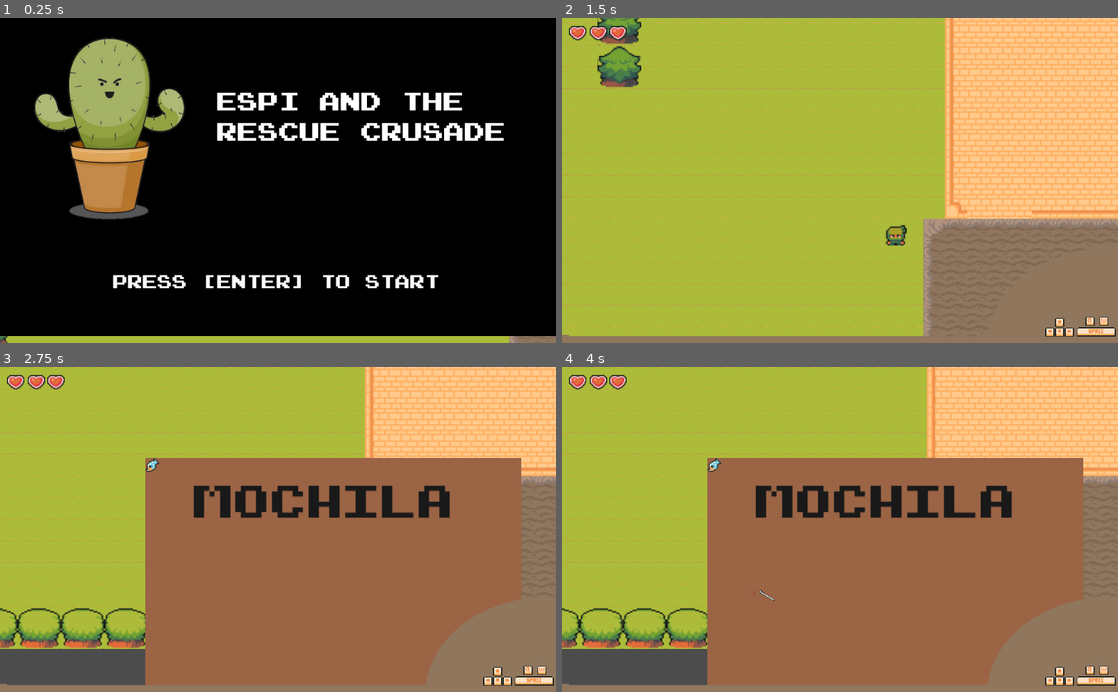
Above: before the commit, frames 1-4 (two rows, left to right).
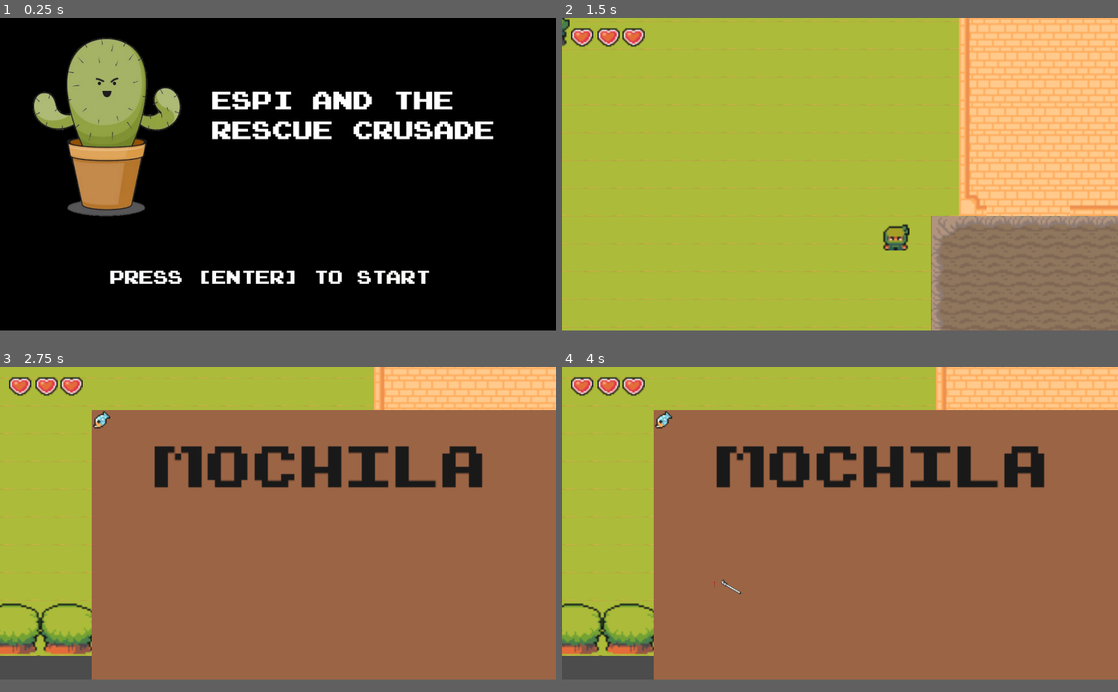
Above: after the commit, the same moments.

Repository: 12-cactus/espi-and-the-rescue-crusade
Game: Godot game, scene res://Main.tscn
The game is run twice, just before and just after one commit, with the same random seed, the same clock (stepped at 60 frames per second) and the same inputs.
Inputs:
- Up to frame 1 (0.25 s): no input
- Up to frame 2 (1.5 s): tap Enter (start) at 0.5, 1.35 s; hold Right (right) 0.53-1.28 s; hold Enter (start) 0.53-1.28 s; tap Q (continue_dialog) at 0.6 s; hold Down (down) from 1.28 s (still down)
- Up to frame 3 (2.75 s): tap Q (continue_dialog) at 1.55 s; release Down (down) at 2.03 s; hold Right (right) from 2.03 s (still down); hold Enter (start) from 2.03 s (still down); tap W (bag) at 2.1 s
- Up to frame 4 (4 s): tap R (restart) at 2.75 s; release Right (right) at 2.78 s; release Enter (start) at 2.78 s; hold Up (up) 2.78-3.53 s; tap Q (continue_dialog) at 2.85 s; tap Enter (start) at 3.5 s; hold Left (left) from 3.53 s (still down); hold Enter (start) from 3.53 s (still down); tap Space (fire) at 3.6 s
In our replay, the window is 800x468 before the commit and 800x450 after it. These sizes can differ from the game's own. Grey fills any space a smaller window leaves; there, only what the larger window draws over its background counts as a difference.

The runs differ from the first frame. In frame 1, 10% of the frame differs, in the area x 0-100%, y 5-100%; in frame 2, 14%; in frame 3, 30%; in frame 4, 30%, in the area x 0-100%, y 0-99%.

Commit message:
:bomb: :recycle: some improves

Diff:
--- a/GUI.gd
+++ b/GUI.gd
@@ -4,6 +4,14 @@
 onready var Start: TextureRect = $Start
 onready var Restart: TextureRect = $Restart
 onready var WindowFrame: TextureRect = $WindowFrame
+onready var Dialog: Sprite = $Dialog
+
+func _ready():
+	Start.visible = true
+	Restart.visible = false
+	LifeBar.visible = false
+	WindowFrame.visible = false
+	Dialog.visible = false
 
 func _on_World_start():
 	show()
@@ -13,6 +21,7 @@
 	Restart.visible = false
 	LifeBar.visible = true
 	WindowFrame.visible = true
+	Dialog.visible = false
 
 func on_player_hit(damage):
 	LifeBar.life -= damage
@@ -25,3 +34,12 @@
 
 func on_player_revive():
 	show()
+
+func on_show_dialog(faceset, text):
+	Dialog.get_node("face").texture = faceset
+	Dialog.get_node("text").set_text(text)
+	Dialog.visible = true
+
+func on_leave_dialog():
+	Dialog.get_node("text").set_text("EMPTY")
+	Dialog.visible = false
--- a/Main.gd
+++ b/Main.gd
@@ -3,9 +3,14 @@
 onready var GUI = $GUI
 onready var LifeBar = $GUI/LifeBar
 onready var Espi: KinematicBody2D = $Espi
+onready var Markis: KinematicBody2D = $World/Friends/Markis
 
 func _ready():
 	Espi.connect("hit", GUI, "on_player_hit")
+
+	Markis.connect("show_dialog", GUI, "on_show_dialog")
+	Markis.connect("leave_dialog", GUI, "on_leave_dialog")
+
 	LifeBar.connect("dead", Espi, "death")
 	LifeBar.connect("dead", GUI, "on_player_dead")
 	LifeBar.connect("revive", Espi, "revive")
--- a/Main.tscn
+++ b/Main.tscn
@@ -7,6 +7,7 @@
 [ext_resource path="res://Main.gd" type="Script" id=5]
 [ext_resource path="res://entities/World.gd" type="Script" id=6]
 [ext_resource path="res://assets/GUI/Start screen.png" type="Texture" id=7]
+[ext_resource path="res://entities/dialog/Dialog.tscn" type="PackedScene" id=8]
 [ext_resource path="res://entities/player/LifeBar.tscn" type="PackedScene" id=9]
 [ext_resource path="res://assets/GUI/Reset screen.png" type="Texture" id=10]
 
@@ -17,10 +18,7 @@
 script = ExtResource( 4 )
 
 [node name="Start" type="TextureRect" parent="GUI"]
-margin_left = -118.466
-margin_top = -1.33936
-margin_right = 1165.53
-margin_bottom = 586.661
+visible = false
 texture = ExtResource( 7 )
 __meta__ = {
 "_edit_use_anchors_": false
@@ -28,10 +26,7 @@
 
 [node name="Restart" type="TextureRect" parent="GUI"]
 visible = false
-anchor_right = 1.0
-anchor_bottom = 1.0
 texture = ExtResource( 10 )
-expand = true
 __meta__ = {
 "_edit_use_anchors_": false
 }
@@ -52,6 +47,11 @@
 margin_right = 52.6809
 margin_bottom = 50.6787
 
+[node name="Dialog" parent="GUI" instance=ExtResource( 8 )]
+visible = false
+position = Vector2( 400.223, 374.051 )
+scale = Vector2( 2.08, 2.08 )
+
 [node name="World" parent="." instance=ExtResource( 1 )]
 position = Vector2( -500, -345 )
 script = ExtResource( 6 )
--- a/assets/Font/NormalFont.tres
+++ b/assets/Font/NormalFont.tres
@@ -4,5 +4,6 @@
 
 [resource]
 size = 9
+outline_color = Color( 0, 0, 0, 1 )
 extra_spacing_space = 4
 font_data = ExtResource( 1 )
--- /dev/null
+++ b/assets/Font/PressStart2P.tres
@@ -0,0 +1,8 @@
+[gd_resource type="DynamicFont" load_steps=2 format=2]
+
+[ext_resource path="res://assets/Font/PressStart2P.ttf" type="DynamicFontData" id=1]
+
+[resource]
+size = 8
+extra_spacing_space = 4
+font_data = ExtResource( 1 )
--- a/assets/dialog/Dialog.tscn
+++ /dev/null
@@ -1,26 +0,0 @@
-[gd_scene load_steps=3 format=2]
-
-[ext_resource path="res://assets/dialog/DialogBoxFaceset.png" type="Texture" id=1]
-[ext_resource path="res://assets/Actors/Espi/Faceset.png" type="Texture" id=2]
-
-[node name="Dialog2" type="Sprite"]
-position = Vector2( 0.196564, 102.302 )
-texture = ExtResource( 1 )
-__meta__ = {
-"_edit_group_": true
-}
-
-[node name="face" type="Sprite" parent="."]
-position = Vector2( -124.154, 4.17419 )
-texture = ExtResource( 2 )
-
-[node name="text" type="RichTextLabel" parent="."]
-margin_left = -96.0
-margin_top = -15.0
-margin_right = 139.0
-margin_bottom = 17.0
-custom_colors/default_color = Color( 0, 0, 0, 1 )
-custom_colors/selection_color = Color( 0, 0, 0, 1 )
-__meta__ = {
-"_edit_use_anchors_": false
-}
--- a/entities/cactus/Markis.gd
+++ b/entities/cactus/Markis.gd
@@ -1,9 +1,12 @@
 extends KinematicBody2D
 
-onready var dialog = load("res://assets/dialog/Dialog.tscn").instance()
+signal leave_dialog
+signal show_dialog(faceset, text)
+
 onready var dialog_area = $DialogArea
 onready var sprite = $Sprite
 onready var stateMachine = $StateMachine
+onready var faceset = load("res://assets/Actors/Markis/Faceset.png")
 
 var dialog_finish = false
 var mainCharacter = "Espi"
@@ -11,19 +14,12 @@
 var amountOfItemsNeeded = 3
 var textToShow
 
-
 func _ready():
 	stateMachine.initialize(self)
-	add_child(dialog)
-	dialog.visible = false
+#	add_child(dialog)
+#	dialog.visible = false
 	sprite.animation = "idle"
 	self.set_name("Markis")
-
-func _process(delta):
-	pass
-
-func dialog_state():
-	dialog.visible = false
 
 func textToShow(aTexToBeDisplayed):
 	textToShow = aTexToBeDisplayed
@@ -44,13 +40,15 @@
 func _on_Area2D_body_entered(body):
 	if body.get_name() == mainCharacter:
 		stateMachine.handleEnterState(body)
-		dialog.visible = true
-		dialog.get_node("face").texture = load("res://assets/Actors/Markis/Faceset.png")
-		dialog.get_node("text").set_text(textToShow)
+		emit_signal("show_dialog", faceset, textToShow)
+#		dialog.visible = true
+#		dialog.get_node("face").texture = faceset
+#		dialog.get_node("text").set_text(textToShow)
 		dialog_area.visible = false
 
 func _on_Area2D_body_exited(body):
 	if body.get_name() == mainCharacter:
 		stateMachine.handleExitState(body)
-	dialog_area.visible = true
-	dialog.visible = false
+		emit_signal("leave_dialog")
+#	dialog_area.visible = true
+#	dialog.visible = false
--- a/entities/cactus/Markis.tscn
+++ b/entities/cactus/Markis.tscn
@@ -1,7 +1,7 @@
 [gd_scene load_steps=19 format=2]
 
 [ext_resource path="res://entities/cactus/Markis.gd" type="Script" id=1]
-[ext_resource path="res://assets/dialog/DialogInfo.png" type="Texture" id=2]
+[ext_resource path="res://assets/GUI/DialogInfo.png" type="Texture" id=2]
 [ext_resource path="res://assets/Actors/Markis/SeparateAnim/Idle.png" type="Texture" id=3]
 [ext_resource path="res://assets/Actors/Markis/SeparateAnim/Jump.png" type="Texture" id=4]
 [ext_resource path="res://entities/cactus/NPCStateMachine.gd" type="Script" id=5]
@@ -85,6 +85,7 @@
 position = Vector2( 8.80417, -10.3283 )
 scale = Vector2( 0.705686, 0.691233 )
 frames = SubResource( 5 )
+frame = 1
 playing = true
 
 [node name="Sprite" type="AnimatedSprite" parent="."]
@@ -105,5 +106,6 @@
 
 [node name="StateMachine" type="Node" parent="."]
 script = ExtResource( 5 )
+
 [connection signal="body_entered" from="Area2D" to="." method="_on_Area2D_body_entered"]
 [connection signal="body_exited" from="Area2D" to="." method="_on_Area2D_body_exited"]
--- /dev/null
+++ b/entities/dialog/Dialog.tscn
@@ -0,0 +1,26 @@
+[gd_scene load_steps=4 format=2]
+
+[ext_resource path="res://assets/GUI/DialogBoxFaceset.png" type="Texture" id=1]
+[ext_resource path="res://assets/Actors/Espi/Faceset.png" type="Texture" id=2]
+[ext_resource path="res://assets/Font/PressStart2P.tres" type="DynamicFont" id=3]
+
+[node name="Dialog" type="Sprite"]
+texture = ExtResource( 1 )
+__meta__ = {
+"_edit_group_": true
+}
+
+[node name="face" type="Sprite" parent="."]
+position = Vector2( -124.154, 4.17419 )
+texture = ExtResource( 2 )
+
+[node name="text" type="Label" parent="."]
+margin_left = -96.0
+margin_top = -13.0
+margin_right = 140.0
+margin_bottom = 20.0
+custom_fonts/font = ExtResource( 3 )
+custom_colors/font_color = Color( 0, 0, 0, 1 )
+text = "EMPTY"
+autowrap = true
+max_lines_visible = 3
--- a/entities/enemies/enemies1.gd
+++ b/entities/enemies/enemies1.gd
@@ -1,30 +1,20 @@
 extends KinematicBody2D
 
-onready var dialog = load("res://assets/dialog/Dialog.tscn").instance()
 onready var bodyy: AnimatedSprite = $Body
 onready var dead_timer = $DeadTimer
 onready var Audio = $AudioStreamPlayer2D
 
-var count=0
+var count = 0
 var enemy = null
 
 func _ready():
 	bodyy.frame = 0
-	dialog.visible = false
-	add_child(dialog)
 
 func _process(delta):
-	if Input.is_action_just_pressed("continue_dialog"):
-		_interact()
 	if count != 0:
 		count -=1
 	if enemy != null and count == 0:
 		fire()
-
-func _interact():
-	dialog.get_node("face").texture = load("res://assets/Actors/Espi/Faceset.png")
-	dialog.get_node("text").set_text("JAMAS UTOOO")
-
 
 func fire():
 	var bottle=load("res://entities/arms/bottle.tscn").instance()
@@ -33,15 +23,11 @@
 
 func _on_Area2D_body_entered(body):
 	if body.name == "Espi":
-		enemy=body
-		dialog.visible = true
-		dialog.get_node("face").texture = load("res://entities/enemies/Faceset.png")
-		dialog.get_node("text").set_text("Espi Entrega la morfi o te cabe el botellaso de quilmes gato ")
+		enemy = body
 		Audio.play()
 
 func _on_Area2D_body_exited(body):
 	enemy = null
-	dialog.visible = false
 	Audio.stop()
 
 func notify_hit():
--- a/project.godot
+++ b/project.godot
@@ -26,6 +26,8 @@
 
 [display]
 
+window/size/width=800
+window/size/height=450
 window/stretch/mode="2d"
 window/stretch/aspect="keep"
 
Not shown: 1 places in Main.tscn that only renumber resources
Binary file removed: assets/Font/NormalFont.ttf
Binary file added: assets/Font/PressStart2P.ttf
Renamed: assets/dialog/DialogBoxFaceset.png -> assets/GUI/DialogBoxFaceset.png
Not shown, changed: assets/GUI/DialogBoxFaceset.png.import
Renamed: assets/dialog/DialogInfo.png -> assets/GUI/DialogInfo.png
Not shown, changed: assets/GUI/DialogInfo.png.import
Binary file removed: assets/GUI/End.png
Binary file changed: assets/GUI/Reset screen.png
Binary file changed: assets/GUI/Start screen.png
Binary file removed: assets/GUI/Start.png
Binary file removed: assets/fonts/Roboto-Regular.ttf
